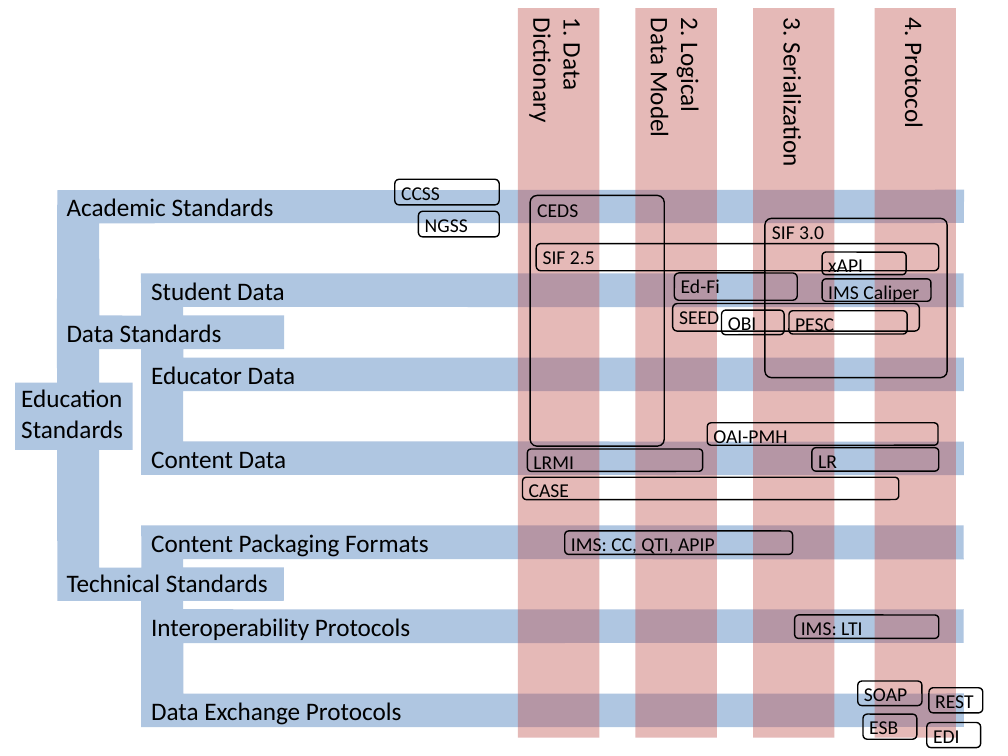
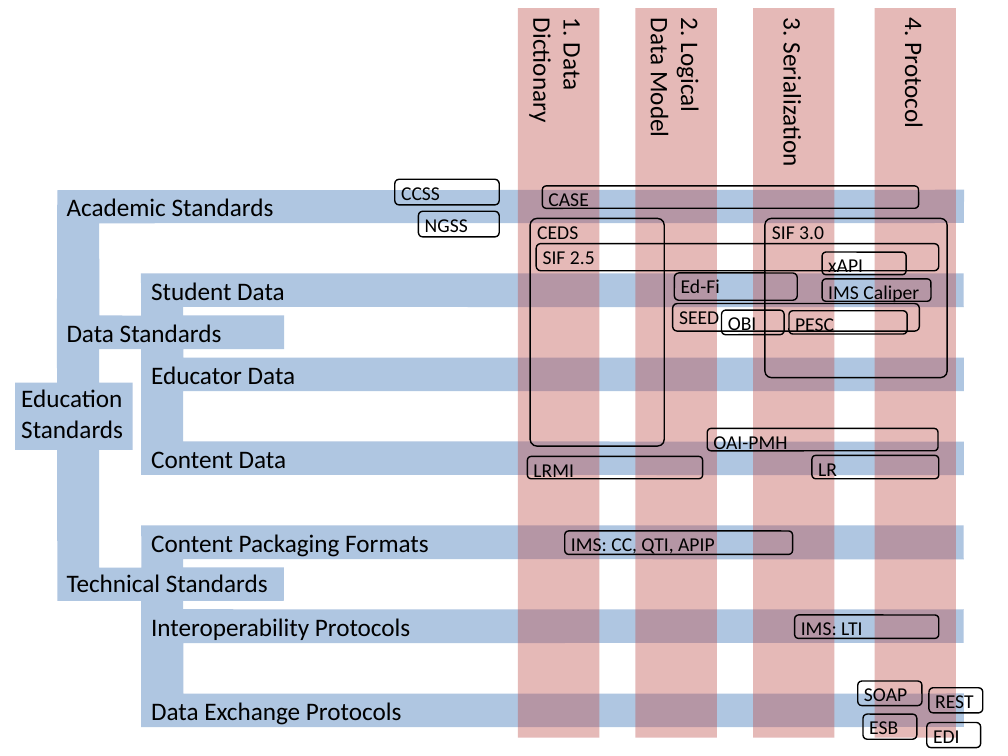
Before and after one commit to EdMatrix/edmatrix.github.io, a slide deck: slide 3 of _original_documents/Diagrams.pptx. Drawn at 1008x756 pixels with LibreOffice and Linux fonts; fonts in the diff are those of the drawing. Boxes give left, top, right and bottom in pixels: in the first picture for what was removed or moved away, otherwise in the second. Text is boxed around its words. In the diff, an @@ line names an element or a change of style, - is before the commit and + after.

```diff
--- a/_original_documents/Diagrams.pptx
+++ b/_original_documents/Diagrams.pptx
@@ rounded rectangle "CASE": place and size @@
-rounded rectangle "CASE" at <box>522,477,898,499</box>
+rounded rectangle "CASE" at <box>542,186,918,209</box>
@@ rounded rectangle "CEDS": place and size @@
-rounded rectangle "CEDS" at <box>530,196,664,447</box>
+rounded rectangle "CEDS" at <box>530,219,664,447</box>
@@ rounded rectangle "OAI-PMH": place and size @@
-rounded rectangle "OAI-PMH" at <box>708,422,938,445</box>
+rounded rectangle "OAI-PMH" at <box>708,428,938,451</box>
@@ rounded rectangle "LRMI": place and size @@
-rounded rectangle "LRMI" at <box>527,449,703,471</box>
+rounded rectangle "LRMI" at <box>527,457,703,479</box>
@@ rounded rectangle "LR": place and size @@
-rounded rectangle "LR" at <box>811,448,938,471</box>
+rounded rectangle "LR" at <box>811,456,938,479</box>
```
Also in this commit, not shown: 1 other file.
